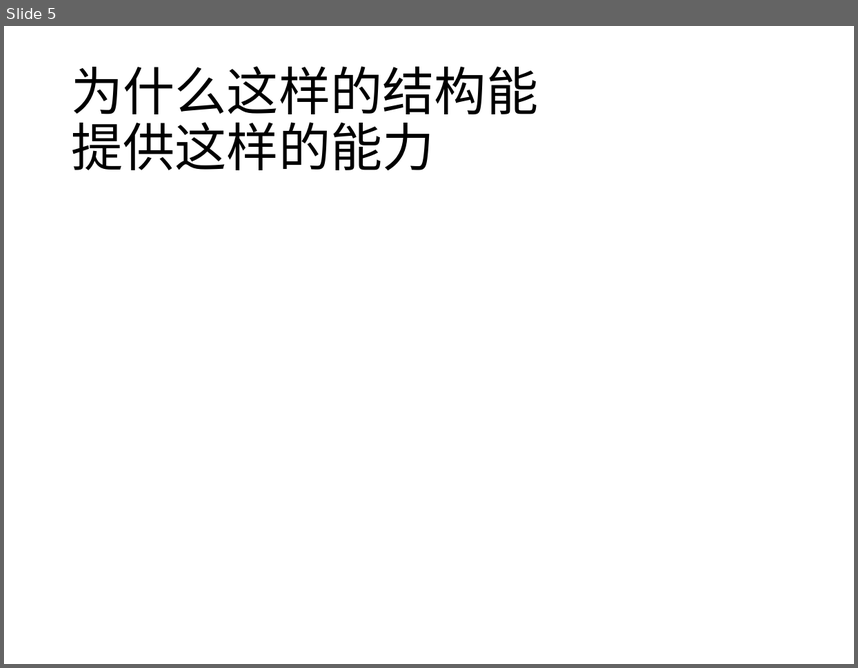
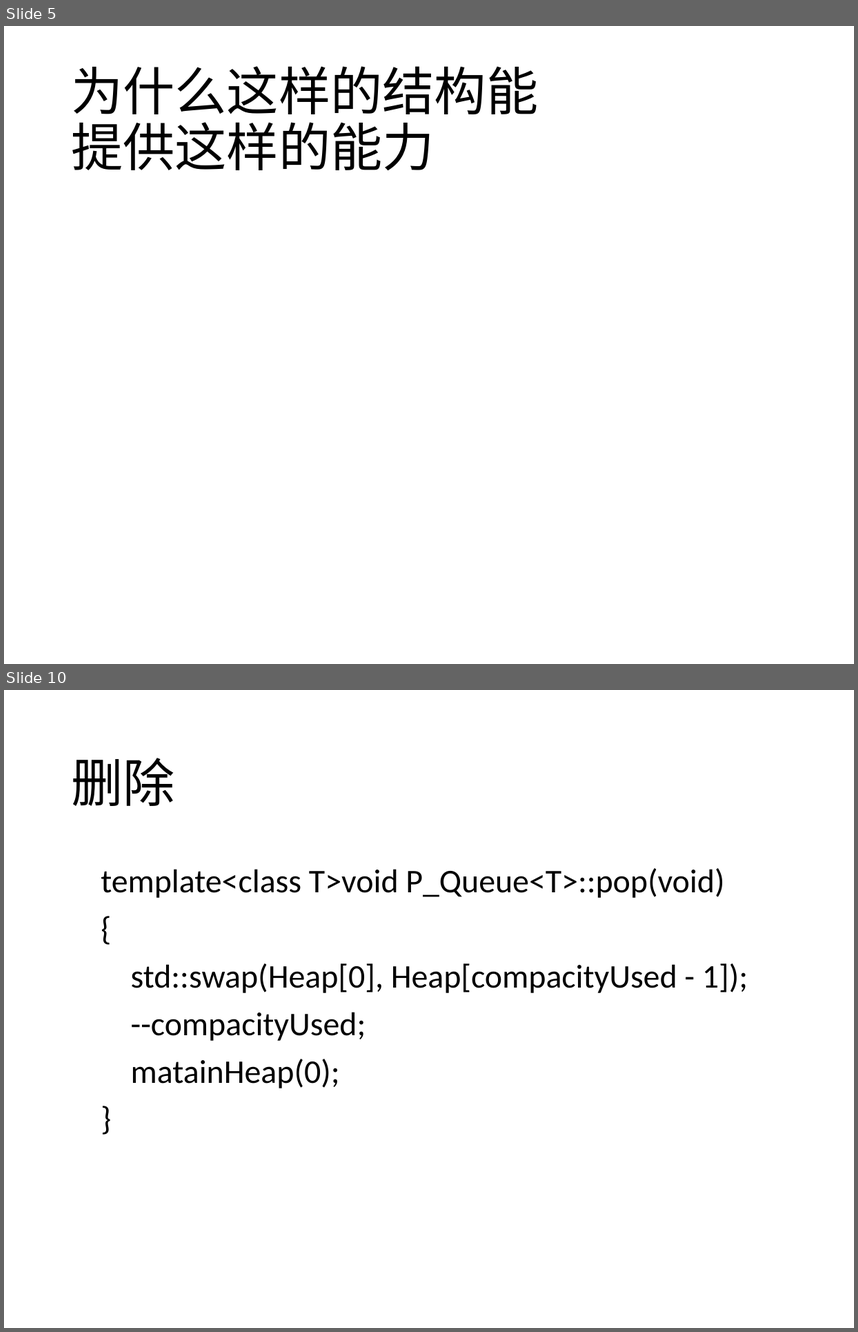
Before and after one commit to A0nameless0man/Pile, a slide deck: Algorithms/Data_Structure/HeapBasedPriorityQueue/Heap.pptx. Shown one above the other, each under a label of ours: slide 5 before the commit, slides 5 and 10 after it; the slides between them are not shown. The pictures are 858x668 and 858x1332 pixels, drawn with LibreOffice and Linux fonts; fonts in the diff are those of the drawing; grey boxes stand for pictures. Boxes give left, top, right and bottom in pixels: in the first picture for what was removed or moved away, otherwise in the second. Text is boxed around its words. In the diff, an @@ line names an element or a change of style, - is before the commit and + after.

```diff
--- a/Algorithms/Data_Structure/HeapBasedPriorityQueue/Heap.pptx
+++ b/Algorithms/Data_Structure/HeapBasedPriorityQueue/Heap.pptx
@@ slide 10 added at (x1=4, y1=690, x2=854, y2=1328), background #FFFFFF @@
@@ title added at (x1=71, y1=758, x2=175, y2=806), 44 pt, text #000000 @@
+删除
@@ text added at (x1=101, y1=868, x2=748, y2=1088), 28 pt, text #000000 @@
+template<class T>void P_Queue<T>::pop(void)
+{
+std::swap(Heap[0], Heap[compacityUsed - 1]);
+--compacityUsed;
+matainHeap(0);
+}
```
Also in this commit, not shown: 5 other slides added, 1 other file.
